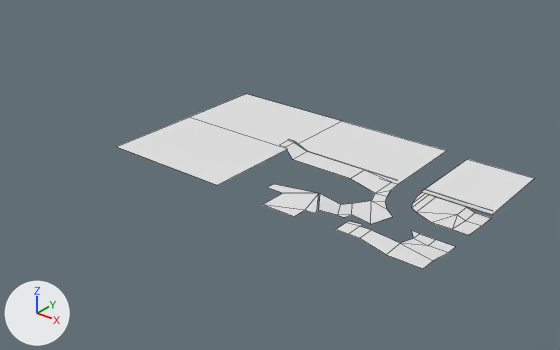
The FBX model Steel Heel Jam/Assets/Art/Meshes/Powerhouse/SM_ConcreteFloor_01.fbx as it was, and as the next commit left it.
The view is the same before and after, from a 50 mm camera at (123.7, -196.6, 119.3) aimed at (-35.6, 2.4, -4.1). Every picture has the same lights, and +X, +Y and +Z are marked at lower left. Mesh edges are drawn as thin lines.

The scene before the commit, as lines of its bpy script (objects in view):
```python
me_plane_004 = bpy.data.meshes.new('Plane.004')
me_plane_004.from_pydata(...)  # 95 vertices, 46 faces; spans x -93.5..41.1, y -30.1..50.4, z -0.5..4.5
me_plane_004.materials.append(mat_m_concretefloor_01)  # white #e7e7e7
ob_sm_concretefloor_01 = bpy.data.objects.new('SM_ConcreteFloor_01', me_plane_004)
ob_sm_concretefloor_01.location = (0.0, 0.0, 0.0)
```
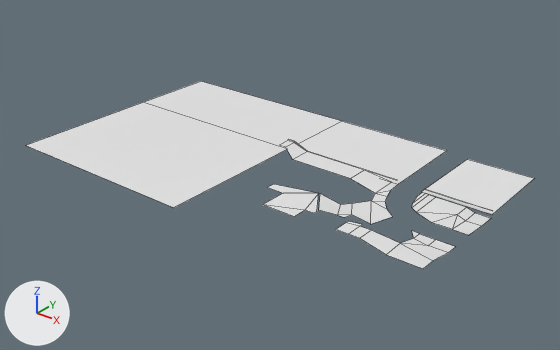
Location of each change, (x1, y1, x2, y2) in pixels of the pictures (560 x 350 px; the box of a moved part takes in the faces that stretch with it):
'SM_ConcreteFloor_01', reshaped (22% wider, 7% taller)
    before: (117, 94, 534, 269)
    after: (26, 81, 534, 269)
part 1 of me_plane_004, moved or reshaped
    before: (117, 94, 342, 185)
    after: (26, 81, 342, 208)

Patch to the scene script:
```diff
--- a/Steel Heel Jam/Assets/Art/Meshes/Powerhouse/SM_ConcreteFloor_01.fbx.py
+++ b/Steel Heel Jam/Assets/Art/Meshes/Powerhouse/SM_ConcreteFloor_01.fbx.py
@@ me_plane_004 @@
 me_plane_004.from_pydata(...)  # 95 vertices, 46 faces; spans x -93.5..41.1, y -30.1..50.4, z -0.5..4.5
 # used by ob_sm_concretefloor_01; location = (0.0, 0.0, 0.0)
-me_plane_004.vertices[91].co = (-93.5, -24.6, 0.5)  # pixel (116, 146)
-me_plane_004.vertices[92].co = (-41.3, -24.6, 0.5)  # pixel (217, 185)
-me_plane_004.vertices[93].co = (-93.5, 14.4, 0.5)  # pixel (188, 117)
-me_plane_004.vertices[94].co = (-93.5, 50.4, 0.5)  # pixel (245, 93)
+# me_plane_004 part 1
+me_plane_004.vertices[91].co = (-121.4, -45.3, 0.5)  # pixel (25, 145)
+me_plane_004.vertices[92].co = (-41.3, -45.3, 0.5)  # pixel (173, 207)
+me_plane_004.vertices[93].co = (-121.4, 14.4, 0.5)  # pixel (142, 102)
+me_plane_004.vertices[94].co = (-121.4, 50.4, 0.5)  # pixel (200, 81)
 me_plane_004.materials.append(mat_m_concretefloor_01)
```
